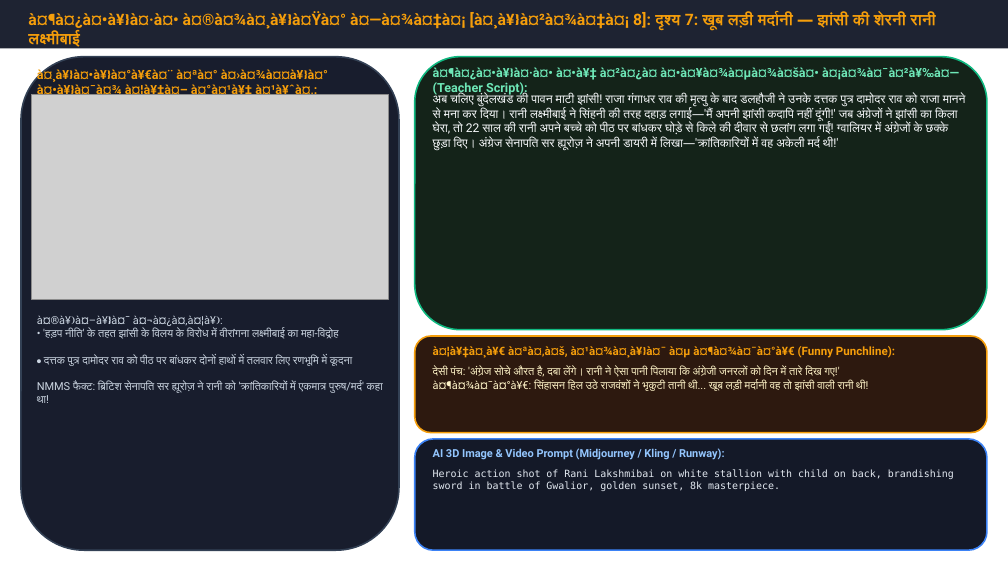
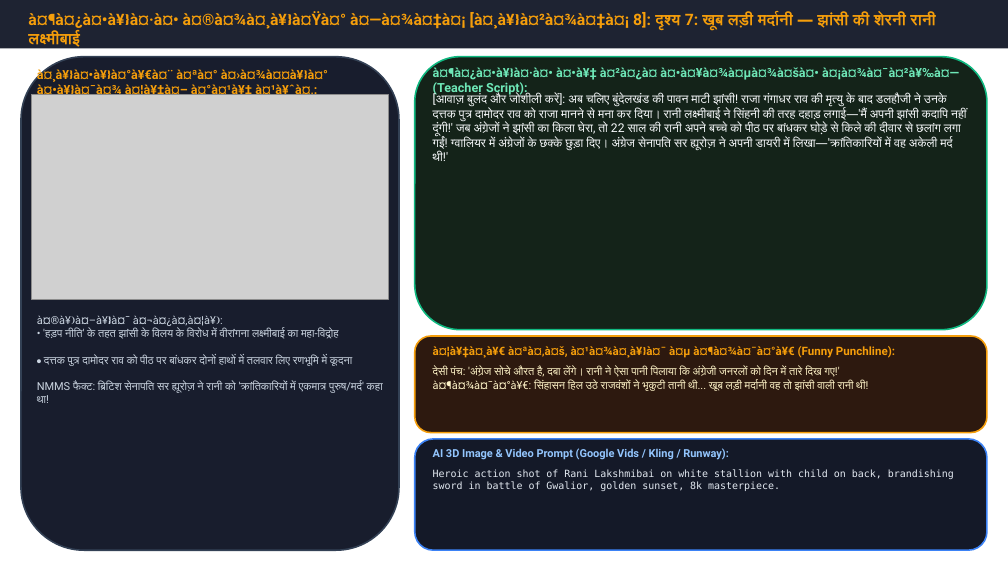
Before and after one commit to Sudhirkr85/nnms, a slide deck: slide 8 of SST_Complete_Course_SagarSir/00_Smart_Story_Class_Pilot/Class_08_History_1857_Revolt/Teacher_Master_Story_Guide.pptx. Drawn at 1008x567 pixels with LibreOffice and Linux fonts; fonts in the diff are those of the drawing; grey boxes stand for pictures. Boxes give left, top, right and bottom in pixels: in the first picture for what was removed or moved away, otherwise in the second. Text is boxed around its words. In the diff, an @@ line names an element or a change of style, - is before the commit and + after.

Commit message:
Embed Google Vids Mangal Pandey video into Smart Story Class PPTs

```diff
--- a/SST_Complete_Course_SagarSir/00_Smart_Story_Class_Pilot/Class_08_History_1857_Revolt/Teacher_Master_Story_Guide.pptx
+++ b/SST_Complete_Course_SagarSir/00_Smart_Story_Class_Pilot/Class_08_History_1857_Revolt/Teacher_Master_Story_Guide.pptx
@@ text at [433, 92, 968, 161]: text changed @@
-अब चलिए बुंदेलखंड की पावन माटी झांसी! राजा गंगाधर राव की मृत्यु के बाद डलहौजी ने उनके दत्तक पुत्र दामोदर राव को राजा मानने से मना कर दिया। रानी लक्ष्मीबाई ने सिंहनी की तरह दहाड़ लगाई—'मैं अपनी झांसी कदापि नहीं दूंगी!' जब अंग्रेजों ने झांसी का किला घेरा, तो 22 साल की रानी अपने बच्चे को पीठ पर बांधकर घोड़े से किले की दीवार से छलांग लगा गईं! ग्वालियर में अंग्रेजों के छक्के छुड़ा दिए। अंग्रेज सेनापति सर ह्यूरोज़ ने अपनी डायरी में लिखा—'क्रांतिकारियों में वह अकेली मर्द थी!'
+[आवाज़ बुलंद और जोशीली करें]: अब चलिए बुंदेलखंड की पावन माटी झांसी! राजा गंगाधर राव की मृत्यु के बाद डलहौजी ने उनके दत्तक पुत्र दामोदर राव को राजा मानने से मना कर दिया। रानी लक्ष्मीबाई ने सिंहनी की तरह दहाड़ लगाई—'मैं अपनी झांसी कदापि नहीं दूंगी!' जब अंग्रेजों ने झांसी का किला घेरा, तो 22 साल की रानी अपने बच्चे को पीठ पर बांधकर घोड़े से किले की दीवार से छलांग लगा गईं! ग्वालियर में अंग्रेजों के छक्के छुड़ा दिए। अंग्रेज सेनापति सर ह्यूरोज़ ने अपनी डायरी में लिखा—'क्रांतिकारियों में वह अकेली मर्द थी!'
@@ text at [433, 448, 729, 460]: text changed @@
-AI 3D Image & Video Prompt (Midjourney / Kling / Runway):
+AI 3D Image & Video Prompt (Google Vids / Kling / Runway):
```
Also in this commit, not shown: 11 other slides changed, 6 other files.
